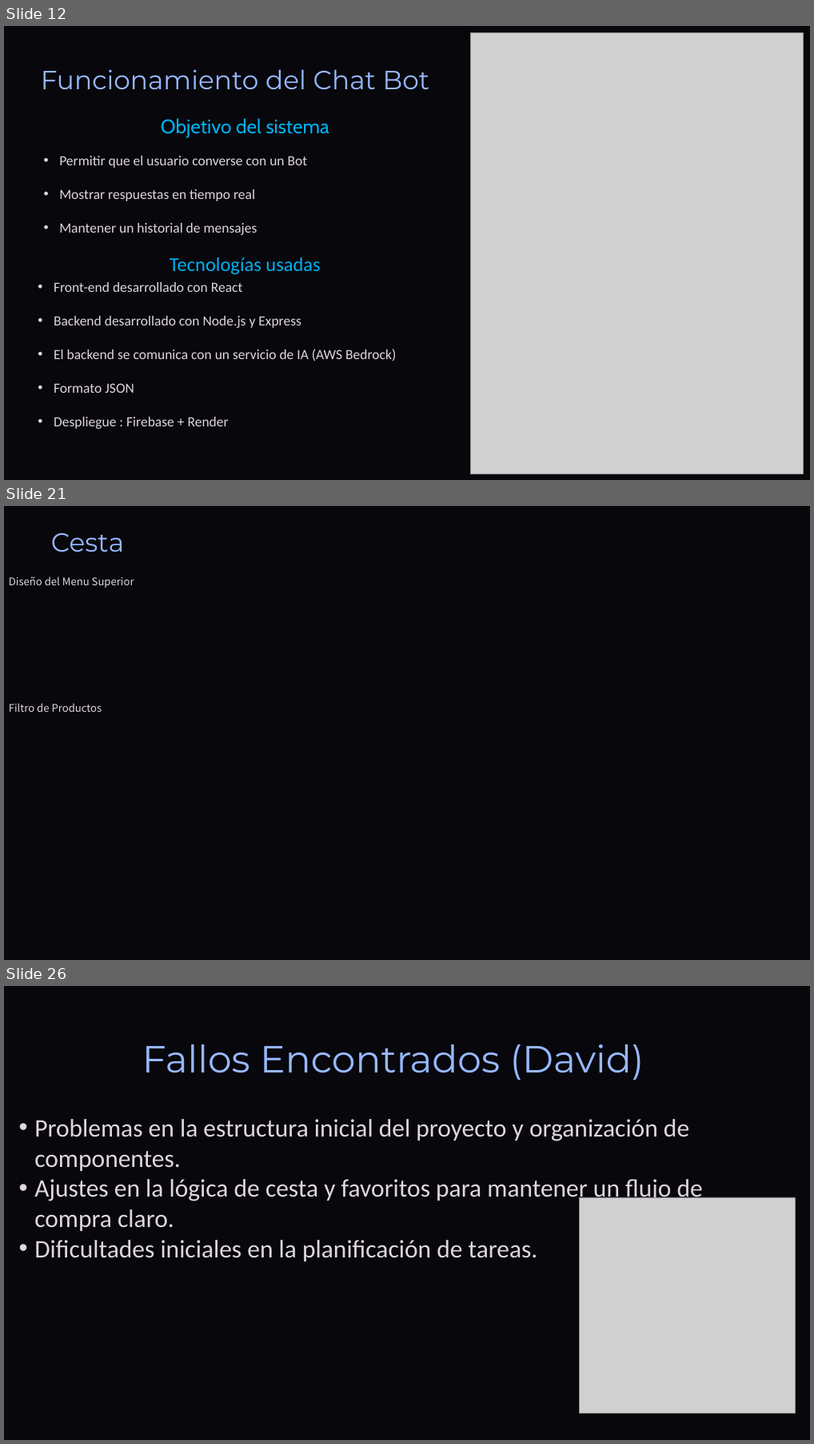
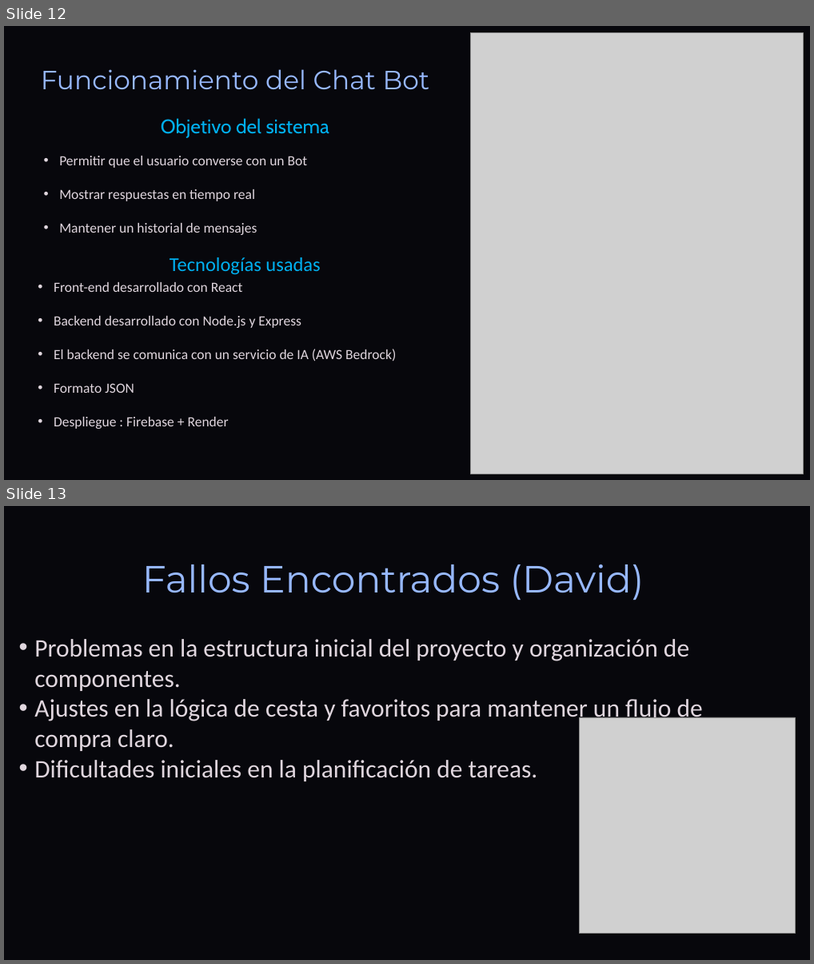
Before and after one commit to DavidCorredorMiguel/proyectogrupo2, a slide deck: Tech-and-Learn-Innovacion-y-Aprendizaje-en-E-commerce (1).pptx. Shown one above the other, each under a label of ours: slides 12, 21 and 26 before the commit, slides 12 and 13 after it; the slides between them are not shown. The pictures are 814x1444 and 814x964 pixels, drawn with LibreOffice and Linux fonts; fonts in the diff are those of the drawing; grey boxes stand for pictures; background and template pictures are left out. Boxes give left, top, right and bottom in pixels: in the first picture for what was removed or moved away, otherwise in the second. Text is boxed around its words. In the diff, an @@ line names an element or a change of style, - is before the commit and + after.

```diff
--- a/Tech-and-Learn-Innovacion-y-Aprendizaje-en-E-commerce (1).pptx
+++ b/Tech-and-Learn-Innovacion-y-Aprendizaje-en-E-commerce (1).pptx
@@ slide 21 removed at [4, 506, 810, 960], background picture (left out); not listed: 1 template element that a slide beside it also shows @@
@@ text removed at [51, 533, 124, 552] @@
-Cesta
@@ text removed at [9, 576, 134, 588] @@
-Diseño del Menu Superior
@@ text removed at [9, 703, 102, 712] @@
-Filtro de Productos
@@ what was slide 26 is now slide 13 @@
```
Also in this commit, not shown: 1 slide changed, 12 other slides removed.
